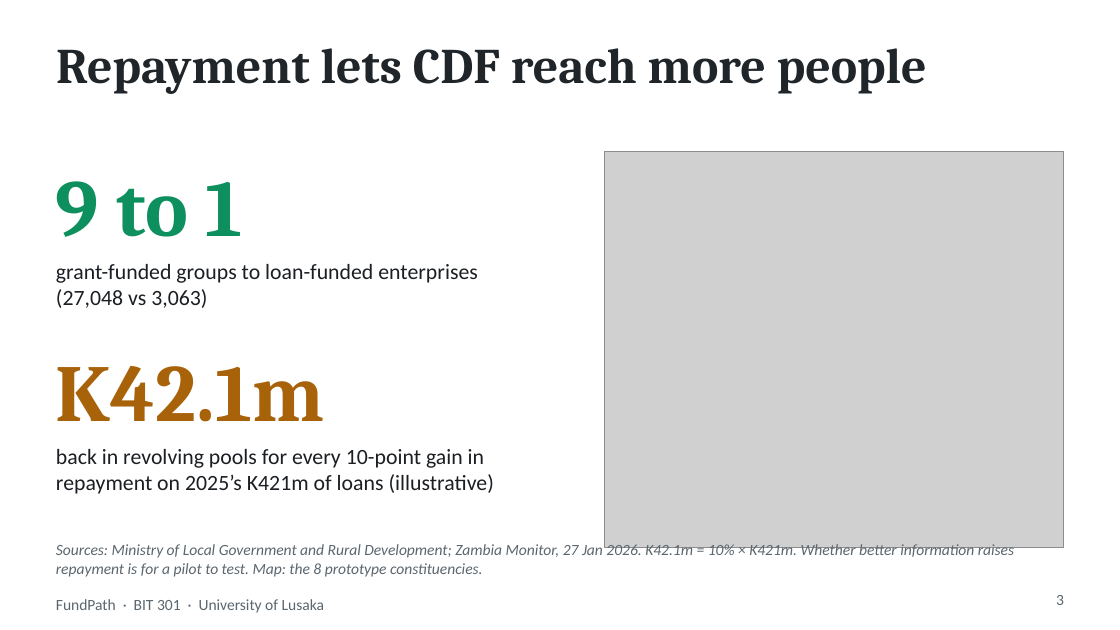
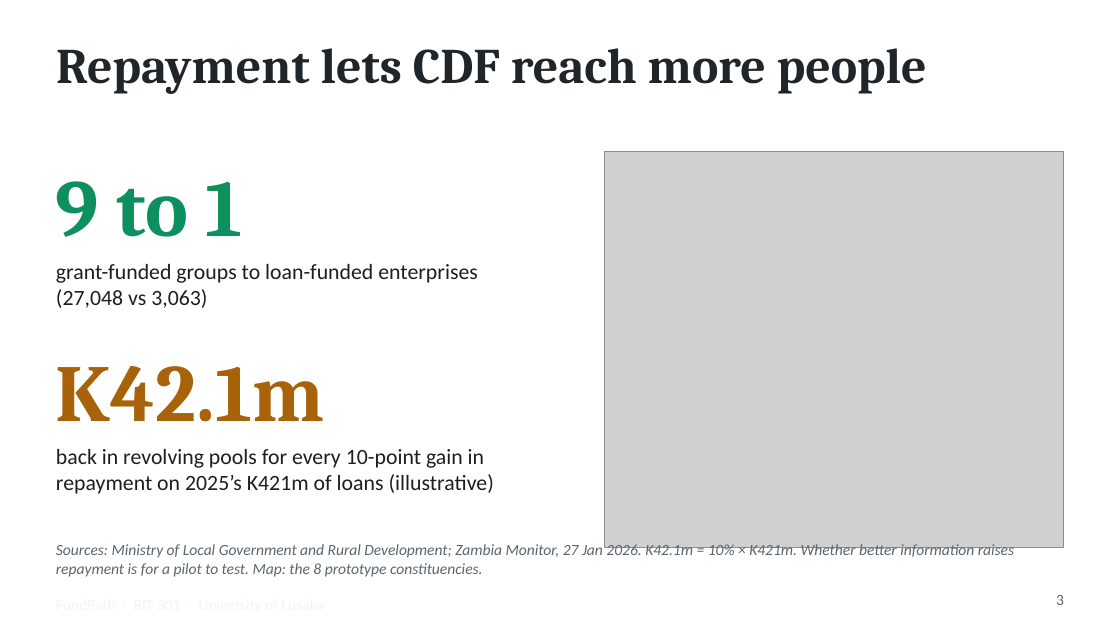
Before and after one commit to mwemmz/cdf-project, a slide deck: slide 3 of docs/presentation/FundPath_5_Slide_Pitch.pptx. Drawn at 1120x630 pixels with LibreOffice and Linux fonts; fonts in the diff are those of the drawing; grey boxes stand for pictures; background and template pictures are left out. Boxes give left, top, right and bottom in pixels: in the first picture for what was removed or moved away, otherwise in the second. Text is boxed around its words. In the diff, an @@ line names an element or a change of style, - is before the commit and + after.

```diff
--- a/docs/presentation/FundPath_5_Slide_Pitch.pptx
+++ b/docs/presentation/FundPath_5_Slide_Pitch.pptx
@@ rectangle added at (x1=0, y1=0, x2=1120, y2=629), fill #FFFFFF at 93% opacity @@
```
Also in this commit, not shown: 2 other slides changed.
